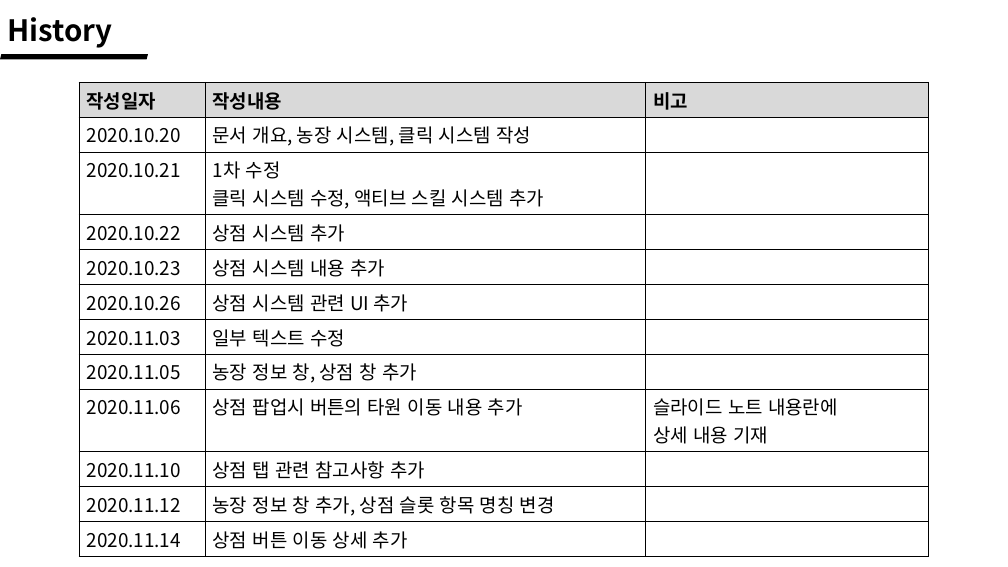
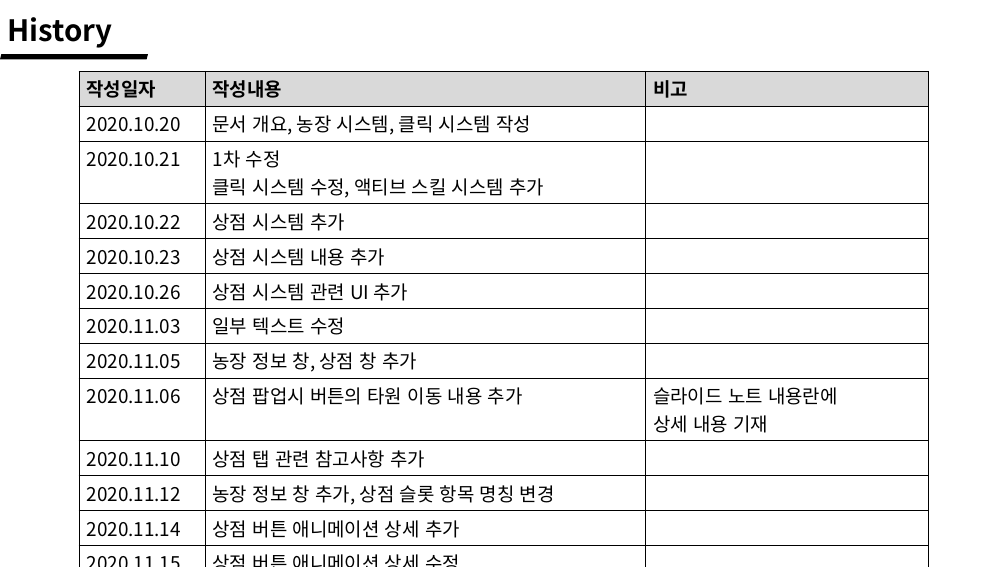
Before and after one commit to wlrud753/CarryCarrot, a slide deck: slide 2 of 기획서/당근키우기 시스템.pptx. Drawn at 1008x567 pixels with LibreOffice and Linux fonts; fonts in the diff are those of the drawing. Boxes give left, top, right and bottom in pixels: in the first picture for what was removed or moved away, otherwise in the second. Text is boxed around its words. In the diff, an @@ line names an element or a change of style, - is before the commit and + after.

```diff
--- a/기획서/당근키우기 시스템.pptx
+++ b/기획서/당근키우기 시스템.pptx
@@ table at box(79, 71, 930, 559) @@
-row 12: 2020.11.14 | 상점 버튼 이동 상세 추가 | 
+row 12: 2020.11.14 | 상점 버튼 애니메이션 상세 추가 | 
+row 13: 2020.11.15 | 상점 버튼 애니메이션 상세 수정 | 
@@ table: place and size @@
-table at box(79, 82, 930, 553)
+table at box(79, 71, 930, 559)
```
Also in this commit, not shown: 1 other slide changed.
